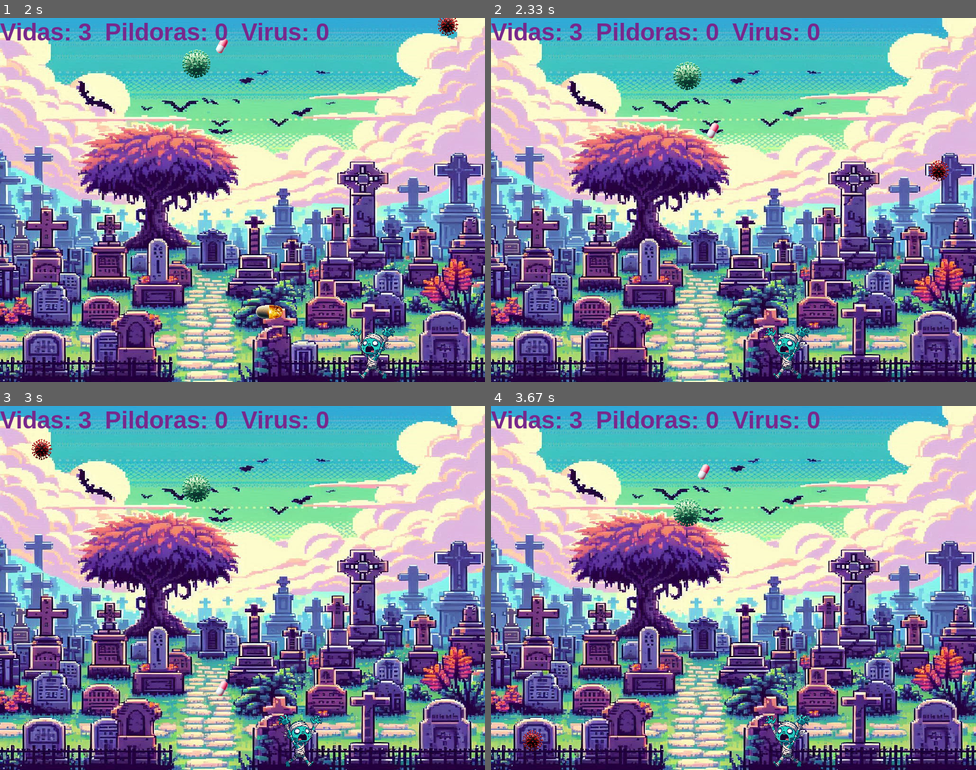
Above: before the commit, frames 1-4 (two rows, left to right).
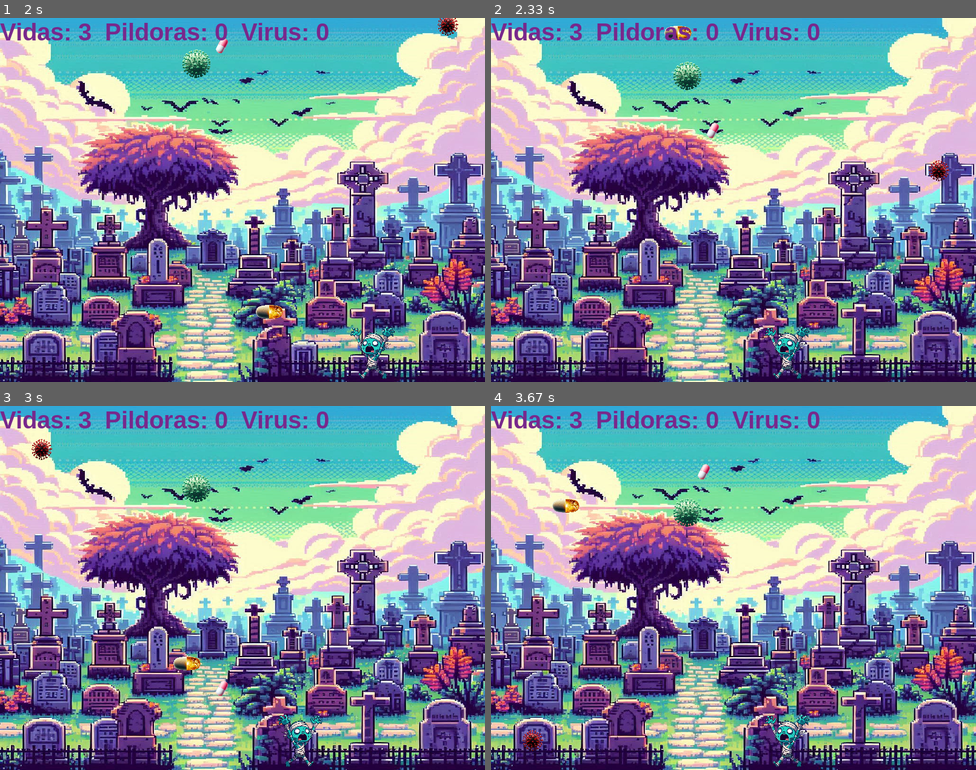
Above: after the commit, the same moments.

Repository: VictoriaCema/Pygame_2doParcial
Game: pygame game, started from main_juego.py
Two runs of this game, one before a commit and one after it. Both use one fixed random seed, a clock stepped at 60 frames per second and the inputs below.
Inputs:
- Up to frame 1 (2 s): tap 1 at 0.33 s; hold Right 0.67-1.13 s; hold Right 1.17-1.63 s; hold Left from 1.67 s (still down)
- Up to frame 2 (2.33 s): release Left at 2.2 s; hold Left from 2.23 s (still down)
- Up to frame 3 (3 s): release Left at 2.63 s; hold Right from 2.67 s (still down)
- Up to frame 4 (3.67 s): release Right at 3.3 s; hold Left from 3.33 s (still down)

Frame 1 is identical in both runs. In frame 2, 0.1% of the frame differs, in the area x 35-42%, y 2-6%; in frame 3, 0.2%, in the area x 35-42%, y 68-73%; in frame 4, 0.2%.

Commit message:
modificaciones finales

Diff:
--- a/main_juego.py
+++ b/main_juego.py
@@ -13,7 +13,7 @@
 
 nombre = "Somvicks"
 pygame.display.set_caption(nombre)
-icono = pygame.image.load("pequeñoSomvicksD.png")
+icono = pygame.image.load("C:/Users/byawe/OneDrive/Escritorio/pygame parcial/Pygame_2doParcial/assets/imagenes/pequeñoSomvicksD.png")
 pygame.display.set_icon(icono)
 
 # Bucle inicial, muestra el menu principal con las reglas del juego
@@ -43,7 +43,7 @@
             x_pildora, y_pildora = actualizar_pildora(x_pildora, y_pildora)
             x_virus, y_virus = actualizar_virus(x_virus, y_virus)
             x_virus_mortal, y_virus_mortal = actualizar_virus_mortal(x_virus_mortal, y_virus_mortal)
-            x_pildora_salvadora, y_pildora_salvadora = actualizar_pildora_salvadora(x_pildora_salvadora, y_pildora_salvadora, probabilidad_pildora_salvadora, contador_pildora_salvadora)
+            x_pildora_salvadora, y_pildora_salvadora = actualizar_pildora_salvadora(x_pildora_salvadora, y_pildora_salvadora, probabilidad_pildora_salvadora)
 
 
             rect_somvicks = pygame.Rect(x_somvicks, y_somvicks, ancho_somvicks, alto_somvicks)
--- a/modules/funciones.py
+++ b/modules/funciones.py
@@ -1,6 +1,6 @@
 import pygame
 import random
-from variables import *
+from modules.variables import *
 
 def reproducir_musica(musica, volumen=0.2): # Cargar y reproduce la música de fondo
     pygame.mixer.music.load(musica)
@@ -193,17 +193,16 @@
         y_virus_mortal = - alto_virus
     return x_virus_mortal, y_virus_mortal
 
-contador_pildora_salvadora = 0
-probabilidad_pildora_salvadora = 0.1  # Ajusta este valor para cambiar la frecuencia
-def actualizar_pildora_salvadora(x_pildora_salvadora, y_pildora_salvadora, probabilidad_pildora_salvadora, contador_pildora_salvadora):
+probabilidad_pildora_salvadora = 0.5  # Ajusta este valor para cambiar la frecuencia
+def actualizar_pildora_salvadora(x_pildora_salvadora, y_pildora_salvadora, probabilidad_pildora_salvadora):
     y_pildora_salvadora += velocidad_pildora_salvadora
     if y_pildora_salvadora > medidas_ventana[1]:
-        if random.random() < probabilidad_pildora_salvadora:
+        if random.random() > probabilidad_pildora_salvadora:
             x_pildora_salvadora = random.randint(0, medidas_ventana[0] - ancho_pildora_salvadora)
             y_pildora_salvadora = - alto_pildora_salvadora
-            contador_pildora_salvadora = 0 #Reinicia el contador
+            #contador_pildora_salvadora = 0 #Reinicia el contador
         else:
-            contador_pildora_salvadora +=1
+            #contador_pildora_salvadora +=1
             x_pildora_salvadora, y_pildora_salvadora = -100, -100 #La mantiene fuera de la pantalla
     return x_pildora_salvadora, y_pildora_salvadora
 
